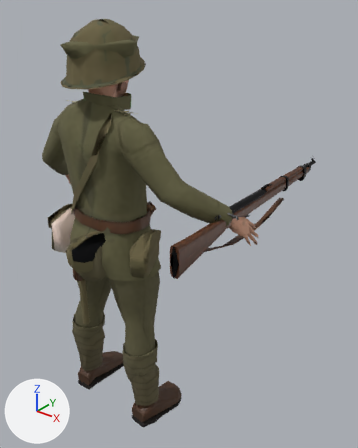
The glTF model assets/models/provisional/m01/characters/m01_soldier_pl_lod1.glb, before and after one commit.
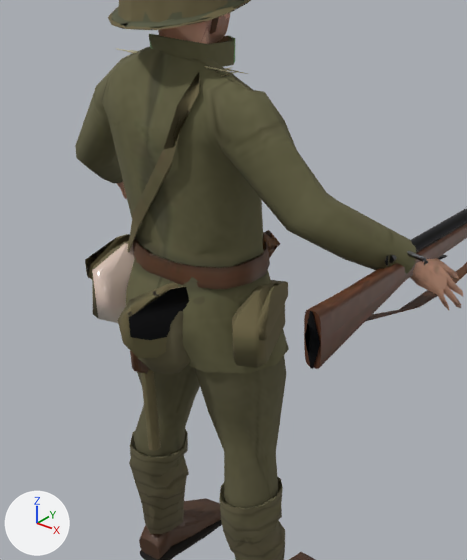
Old and new are each drawn whole from a camera (50 mm lens) standing at (1.435, -1.293, 1.914) and looking at (0.073, 0.41, 0.858) and again close up on the part from 0% to 73% of the width and 16% to 86% of the height. Arrows for +X, +Y and +Z are at lower left; the lights stay in place. The first two pictures are the older version. Vertices at exactly the same position are counted once.

Names of what the first close-up shows: 'body', 'gear', 'helmet_cover_wz31', 'helmet_wz31', 'rifle', 'sapper' and 6 more.
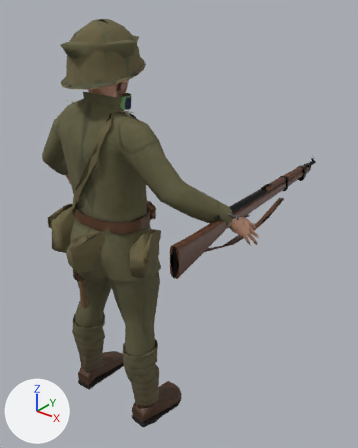
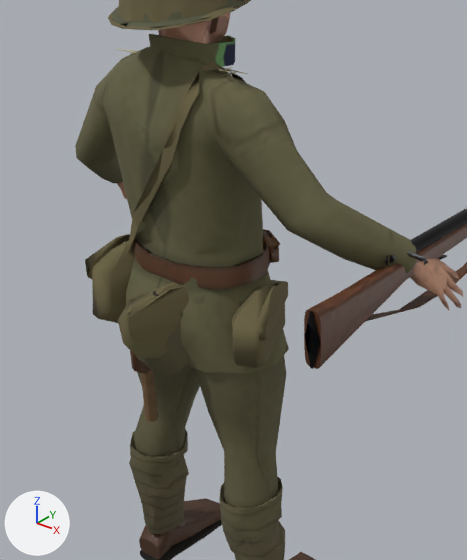
Edits to the scene script, one JSON object a line:
```json
{"block": "me_body", "where": "me_body.from_pydata(...)  # 1297 vertices, 2452 faces; spans x -0.56..0.56, y -0.12..0.37, z 0.0..1.55"}
{"block": "me_body", "where": "# used by ob_body; location = (0.0, 0.0, 0.0)"}
{"block": "me_body", "change": "me_body part 1: 6 vertices removed from x -0.06..0.16, y 0.08..0.16, z 1.43..1.52; 6 vertices added at x -0.05..0.12, y 0.05..0.15, z 1.44..1.52"}
{"block": "me_body", "change": "me_body part 2: 71 kept faces spanning x -0.08..0.08, y -0.03..0.17, z 1.47..1.55 get new texture (UV) coordinates"}
{"block": "me_gear", "where": "# used by ob_gear; location = (0.0, 0.0, 0.0)"}
{"op": "remove", "block": "me_gear", "code": "me_gear.from_pydata(...)  # 550 vertices, 1044 faces; spans x -0.24..0.158, y -0.216..0.194, z 0.502..1.493"}
{"op": "add", "block": "me_gear", "code": "me_gear.from_pydata(...)  # 561 vertices, 1067 faces; spans x -0.24..0.158, y -0.216..0.194, z 0.592..1.503"}
{"block": "me_gear", "change": "me_gear part 3: 9 vertices moved within x -0.112..0.112, y 0.147..0.169, z 0.99..1.065; 9 vertices removed from x -0.11..0.112, y -0.171..0.189, z 0.828..1.174; 14 vertices added at x -0.155..0.153, y -0.171..0.19, z 0.828..1.079"}
{"block": "me_gear", "change": "me_gear part 4: 6 vertices added at x 0.104..0.144, y -0.101..0.09, z 1.385..1.503"}
{"block": "me_gear", "change": "me_gear part 5: 196 kept faces spanning x -0.231..0.137, y -0.21..0.078, z 0.592..1.032 get new texture (UV) coordinates"}
{"block": "me_gear", "change": "other edits to the shape of me_gear do not show in these pictures"}
```

Boxes (x1, y1, x2, y2) around the edits, measured in the close-ups (467 x 560 px; the box of a moved part takes in the faces that stretch with it):
```json
{"object": "gear", "change": "reshaped", "before": [85, 72, 280, 451], "after": [85, 62, 280, 422]}
{"part": 1, "of": "me_body", "change": "moved or reshaped", "before": [210, 36, 264, 92], "after": [214, 36, 264, 92]}
{"part": 2, "of": "me_body", "change": "surface changed", "before": [150, 36, 235, 67], "after": [150, 36, 235, 67]}
{"part": 3, "of": "me_gear", "change": "moved or reshaped", "before": [138, 231, 275, 374], "after": [92, 229, 279, 374]}
{"part": 4, "of": "me_gear", "change": "added", "after": [164, 62, 246, 165]}
{"part": 5, "of": "me_gear", "change": "surface changed", "before": [92, 241, 189, 450], "after": [92, 241, 189, 405]}
```
